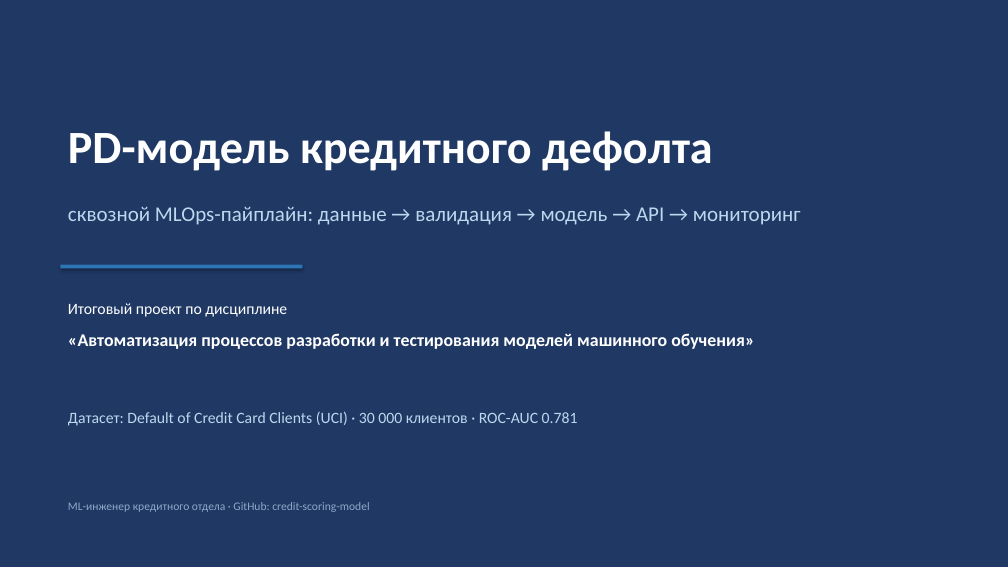
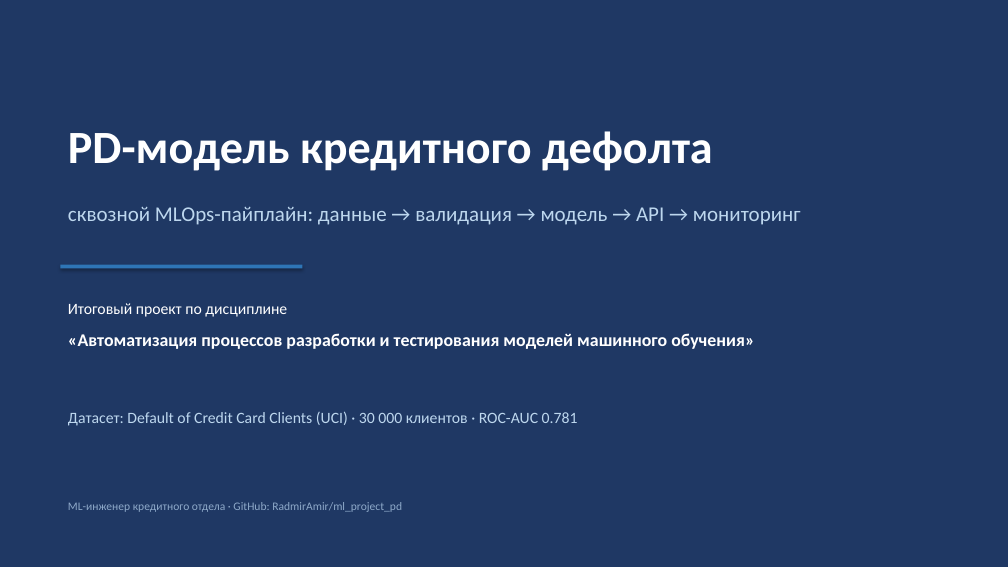
Before and after one commit to RadmirAmir/ml_project_pd, a slide deck: slide 1 of docs/presentation.pptx. Drawn at 1008x567 pixels with LibreOffice and Linux fonts; fonts in the diff are those of the drawing. Boxes give left, top, right and bottom in pixels: in the first picture for what was removed or moved away, otherwise in the second. Text is boxed around its words. In the diff, an @@ line names an element or a change of style, - is before the commit and + after.

```diff
--- a/docs/presentation.pptx
+++ b/docs/presentation.pptx
@@ text at bbox=[68, 502, 402, 512]: text changed @@
-ML-инженер кредитного отдела · GitHub: credit-scoring-model
+ML-инженер кредитного отдела · GitHub: RadmirAmir/ml_project_pd
```
Also in this commit, not shown: 1 other slide changed, 4 other files.
